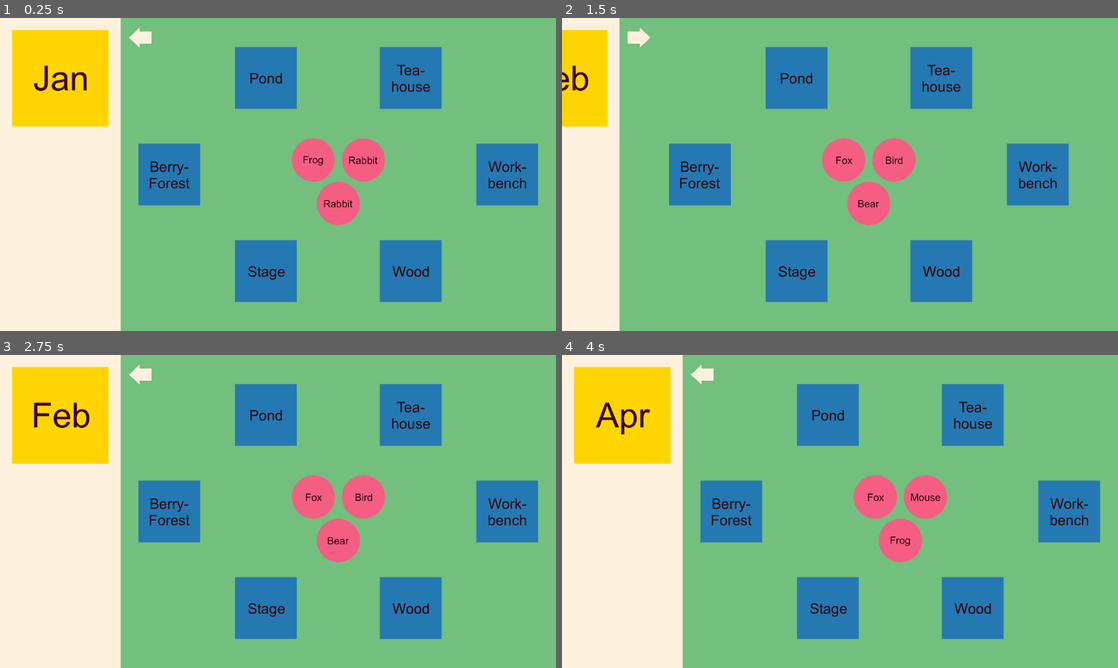
Above: before the commit, frames 1-4 (two rows, left to right).
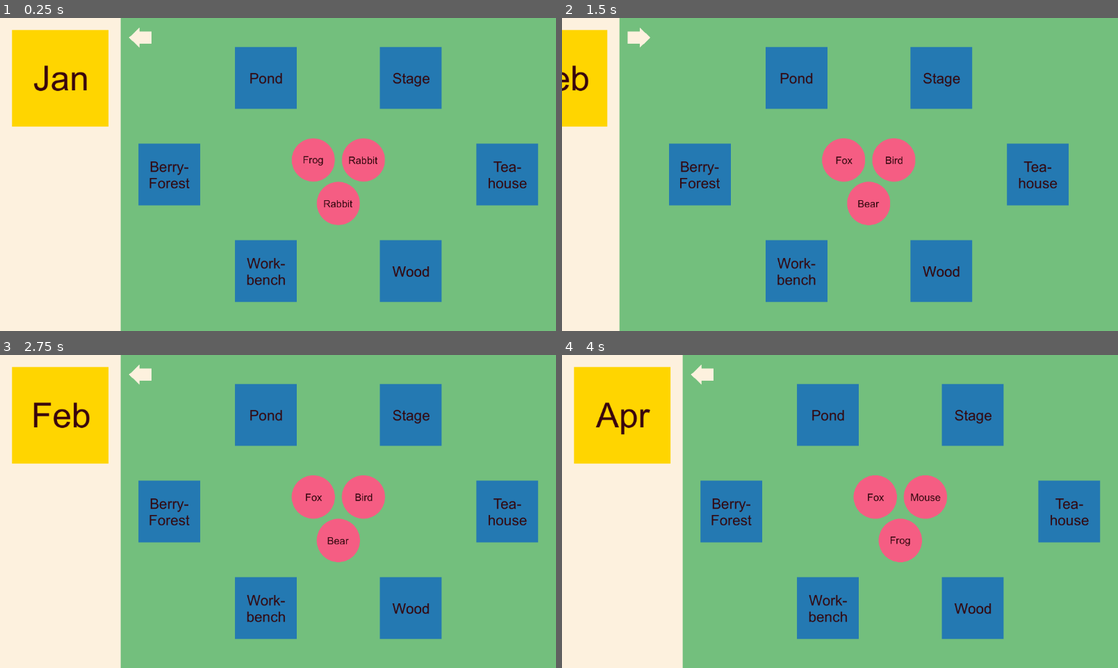
Above: after the commit, the same moments.

Repository: k4444th/Cozy-Moments
Game: Godot game, scene res://scenes/game.tscn
Two runs of this game, one before a commit and one after it. Both use one fixed random seed, a clock stepped at 60 frames per second and the inputs below.
Inputs (mouse positions are in pixels of both pictures, inside the frame that each line leads up to):
- Up to frame 1 (0.25 s): no input
- Up to frame 2 (1.5 s): click (623, 77) at 0.5 s; click (701, 36) at 1.25 s
- Up to frame 3 (2.75 s): click (22, 373) at 2 s
- Up to frame 4 (4 s): click (623, 414) at 2.75 s; click (623, 414) at 3.5 s

The runs differ from the first frame. In frame 1, 0.8% of the frame differs, in the area x 44-95%, y 14-86%; in frame 2, 0.8%, in the area x 38-90%, y 14-86%; in frame 3, 0.8%; in frame 4, 0.8%.

Commit message:
Make Workstations inherited classes

Diff:
--- a/scenes/game.tscn
+++ b/scenes/game.tscn
@@ -2,12 +2,12 @@
 
 [ext_resource type="Script" uid="uid://b3qoisbhor0dm" path="res://scripts/game.gd" id="1_0tnpc"]
 [ext_resource type="PackedScene" uid="uid://dw5mmhbqsshlo" path="res://scenes/background.tscn" id="1_lbhrr"]
-[ext_resource type="PackedScene" uid="uid://djs2hwhjna0rj" path="res://scenes/workstations/workbench.tscn" id="2_iywne"]
 [ext_resource type="PackedScene" uid="uid://c3hgi4ocjchiv" path="res://scenes/workstations/berryforest.tscn" id="4_0tnpc"]
 [ext_resource type="PackedScene" uid="uid://dsogyisvl8hag" path="res://scenes/sidenav.tscn" id="4_u5sy4"]
 [ext_resource type="PackedScene" uid="uid://cm1hvnauo3rq8" path="res://scenes/workstations/pond.tscn" id="5_vtaks"]
 [ext_resource type="PackedScene" uid="uid://dhwaq8s277bh0" path="res://scenes/workstations/stage.tscn" id="6_kvpfn"]
 [ext_resource type="PackedScene" uid="uid://rht4ljmcg6oe" path="res://scenes/workstations/teahouse.tscn" id="7_dinhu"]
+[ext_resource type="PackedScene" uid="uid://bwvqygi68hbc3" path="res://scenes/workstations/worbench.tscn" id="8_0tnpc"]
 [ext_resource type="PackedScene" uid="uid://dowel2l5bkpkt" path="res://scenes/workstations/wood.tscn" id="8_kvuet"]
 
 [node name="Game" type="Node2D"]
@@ -25,16 +25,16 @@
 position = Vector2(-150, -200)
 
 [node name="Stage" parent="Workstation" instance=ExtResource("6_kvpfn")]
-position = Vector2(-150, 200)
+position = Vector2(150, -200)
 
 [node name="Teahouse" parent="Workstation" instance=ExtResource("7_dinhu")]
-position = Vector2(150, -200)
+position = Vector2(350, 0)
 
 [node name="Wood" parent="Workstation" instance=ExtResource("8_kvuet")]
 position = Vector2(150, 200)
 
-[node name="Workbench" parent="Workstation" instance=ExtResource("2_iywne")]
-position = Vector2(350, 0)
+[node name="Workbench" parent="Workstation" instance=ExtResource("8_0tnpc")]
+position = Vector2(-150, 200)
 
 [node name="Animals" type="Node2D" parent="."]
 
--- a/scenes/workstations/workbench.tscn
+++ b/scenes/workstation.tscn
@@ -1,15 +1,15 @@
 [gd_scene load_steps=3 format=3 uid="uid://djs2hwhjna0rj"]
 
-[ext_resource type="Texture2D" uid="uid://cf285f6byovlt" path="res://assets/mock/gameboard/workbench.png" id="1_4ij56"]
+[ext_resource type="Script" uid="uid://csdm8h3ff232f" path="res://scripts/workstation.gd" id="1_f6vdx"]
 
 [sub_resource type="RectangleShape2D" id="RectangleShape2D_iqqjh"]
 size = Vector2(256, 256)
 
-[node name="Workbench" type="Area2D"]
+[node name="Workstation" type="Area2D"]
 scale = Vector2(0.5, 0.5)
+script = ExtResource("1_f6vdx")
 
 [node name="Sprite2D" type="Sprite2D" parent="."]
-texture = ExtResource("1_4ij56")
 
 [node name="CollisionShape2D" type="CollisionShape2D" parent="."]
 shape = SubResource("RectangleShape2D_iqqjh")
--- a/scenes/workstations/berryforest.tscn
+++ b/scenes/workstations/berryforest.tscn
@@ -1,18 +1,9 @@
 [gd_scene load_steps=3 format=3 uid="uid://c3hgi4ocjchiv"]
 
+[ext_resource type="PackedScene" uid="uid://djs2hwhjna0rj" path="res://scenes/workstation.tscn" id="1_1gc3e"]
 [ext_resource type="Texture2D" uid="uid://ba5wdb4eiqxqo" path="res://assets/mock/gameboard/berryforest.png" id="1_nxc7p"]
 
-[sub_resource type="RectangleShape2D" id="RectangleShape2D_iqqjh"]
-size = Vector2(256, 256)
+[node name="Berryforest" instance=ExtResource("1_1gc3e")]
 
-[node name="Berryforest" type="Area2D"]
-scale = Vector2(0.5, 0.5)
-
-[node name="Sprite2D" type="Sprite2D" parent="."]
+[node name="Sprite2D" parent="." index="0"]
 texture = ExtResource("1_nxc7p")
-
-[node name="CollisionShape2D" type="CollisionShape2D" parent="."]
-shape = SubResource("RectangleShape2D_iqqjh")
-
-[connection signal="area_entered" from="." to="." method="_on_area_entered"]
-[connection signal="area_exited" from="." to="." method="_on_area_exited"]
--- a/scenes/workstations/pond.tscn
+++ b/scenes/workstations/pond.tscn
@@ -1,18 +1,9 @@
 [gd_scene load_steps=3 format=3 uid="uid://cm1hvnauo3rq8"]
 
 [ext_resource type="Texture2D" uid="uid://cfsnmmyxixtqm" path="res://assets/mock/gameboard/pond.png" id="1_4h7al"]
+[ext_resource type="PackedScene" uid="uid://djs2hwhjna0rj" path="res://scenes/workstation.tscn" id="1_uopj7"]
 
-[sub_resource type="RectangleShape2D" id="RectangleShape2D_iqqjh"]
-size = Vector2(256, 256)
+[node name="Pond" instance=ExtResource("1_uopj7")]
 
-[node name="Pond" type="Area2D"]
-scale = Vector2(0.5, 0.5)
-
-[node name="Sprite2D" type="Sprite2D" parent="."]
+[node name="Sprite2D" parent="." index="0"]
 texture = ExtResource("1_4h7al")
-
-[node name="CollisionShape2D" type="CollisionShape2D" parent="."]
-shape = SubResource("RectangleShape2D_iqqjh")
-
-[connection signal="area_entered" from="." to="." method="_on_area_entered"]
-[connection signal="area_exited" from="." to="." method="_on_area_exited"]
--- a/scenes/workstations/stage.tscn
+++ b/scenes/workstations/stage.tscn
@@ -1,18 +1,9 @@
 [gd_scene load_steps=3 format=3 uid="uid://dhwaq8s277bh0"]
 
 [ext_resource type="Texture2D" uid="uid://byuxvro35hlg8" path="res://assets/mock/gameboard/stage.png" id="1_8rem4"]
+[ext_resource type="PackedScene" uid="uid://djs2hwhjna0rj" path="res://scenes/workstation.tscn" id="1_8uyqu"]
 
-[sub_resource type="RectangleShape2D" id="RectangleShape2D_iqqjh"]
-size = Vector2(256, 256)
+[node name="Stage" instance=ExtResource("1_8uyqu")]
 
-[node name="Stage" type="Area2D"]
-scale = Vector2(0.5, 0.5)
-
-[node name="Sprite2D" type="Sprite2D" parent="."]
+[node name="Sprite2D" parent="." index="0"]
 texture = ExtResource("1_8rem4")
-
-[node name="CollisionShape2D" type="CollisionShape2D" parent="."]
-shape = SubResource("RectangleShape2D_iqqjh")
-
-[connection signal="area_entered" from="." to="." method="_on_area_entered"]
-[connection signal="area_exited" from="." to="." method="_on_area_exited"]
--- a/scenes/workstations/teahouse.tscn
+++ b/scenes/workstations/teahouse.tscn
@@ -1,18 +1,9 @@
 [gd_scene load_steps=3 format=3 uid="uid://rht4ljmcg6oe"]
 
 [ext_resource type="Texture2D" uid="uid://tg3gt1t7w3n4" path="res://assets/mock/gameboard/teahouse.png" id="1_3vydf"]
+[ext_resource type="PackedScene" uid="uid://djs2hwhjna0rj" path="res://scenes/workstation.tscn" id="1_7275p"]
 
-[sub_resource type="RectangleShape2D" id="RectangleShape2D_iqqjh"]
-size = Vector2(256, 256)
+[node name="Teahouse" instance=ExtResource("1_7275p")]
 
-[node name="Teahouse" type="Area2D"]
-scale = Vector2(0.5, 0.5)
-
-[node name="Sprite2D" type="Sprite2D" parent="."]
+[node name="Sprite2D" parent="." index="0"]
 texture = ExtResource("1_3vydf")
-
-[node name="CollisionShape2D" type="CollisionShape2D" parent="."]
-shape = SubResource("RectangleShape2D_iqqjh")
-
-[connection signal="area_entered" from="." to="." method="_on_area_entered"]
-[connection signal="area_exited" from="." to="." method="_on_area_exited"]
--- a/scenes/workstations/wood.tscn
+++ b/scenes/workstations/wood.tscn
@@ -1,18 +1,9 @@
 [gd_scene load_steps=3 format=3 uid="uid://dowel2l5bkpkt"]
 
+[ext_resource type="PackedScene" uid="uid://djs2hwhjna0rj" path="res://scenes/workstation.tscn" id="1_olg52"]
 [ext_resource type="Texture2D" uid="uid://c3ue8x3kjpxtk" path="res://assets/mock/gameboard/wood.png" id="1_y25wi"]
 
-[sub_resource type="RectangleShape2D" id="RectangleShape2D_iqqjh"]
-size = Vector2(256, 256)
+[node name="Wood" instance=ExtResource("1_olg52")]
 
-[node name="Wood" type="Area2D"]
-scale = Vector2(0.5, 0.5)
-
-[node name="Sprite2D" type="Sprite2D" parent="."]
+[node name="Sprite2D" parent="." index="0"]
 texture = ExtResource("1_y25wi")
-
-[node name="CollisionShape2D" type="CollisionShape2D" parent="."]
-shape = SubResource("RectangleShape2D_iqqjh")
-
-[connection signal="area_entered" from="." to="." method="_on_area_entered"]
-[connection signal="area_exited" from="." to="." method="_on_area_exited"]
--- /dev/null
+++ b/scenes/workstations/worbench.tscn
@@ -0,0 +1,9 @@
+[gd_scene load_steps=3 format=3 uid="uid://bwvqygi68hbc3"]
+
+[ext_resource type="PackedScene" uid="uid://djs2hwhjna0rj" path="res://scenes/workstation.tscn" id="1_mmrcp"]
+[ext_resource type="Texture2D" uid="uid://cf285f6byovlt" path="res://assets/mock/gameboard/workbench.png" id="2_bdaxt"]
+
+[node name="Workbench" instance=ExtResource("1_mmrcp")]
+
+[node name="Sprite2D" parent="." index="0"]
+texture = ExtResource("2_bdaxt")
--- /dev/null
+++ b/scripts/workstation.gd
@@ -0,0 +1,4 @@
+extends Area2D
+
+func _ready() -> void:
+	print("hi there")
Not shown, added: scripts/workstation.gd.uid
